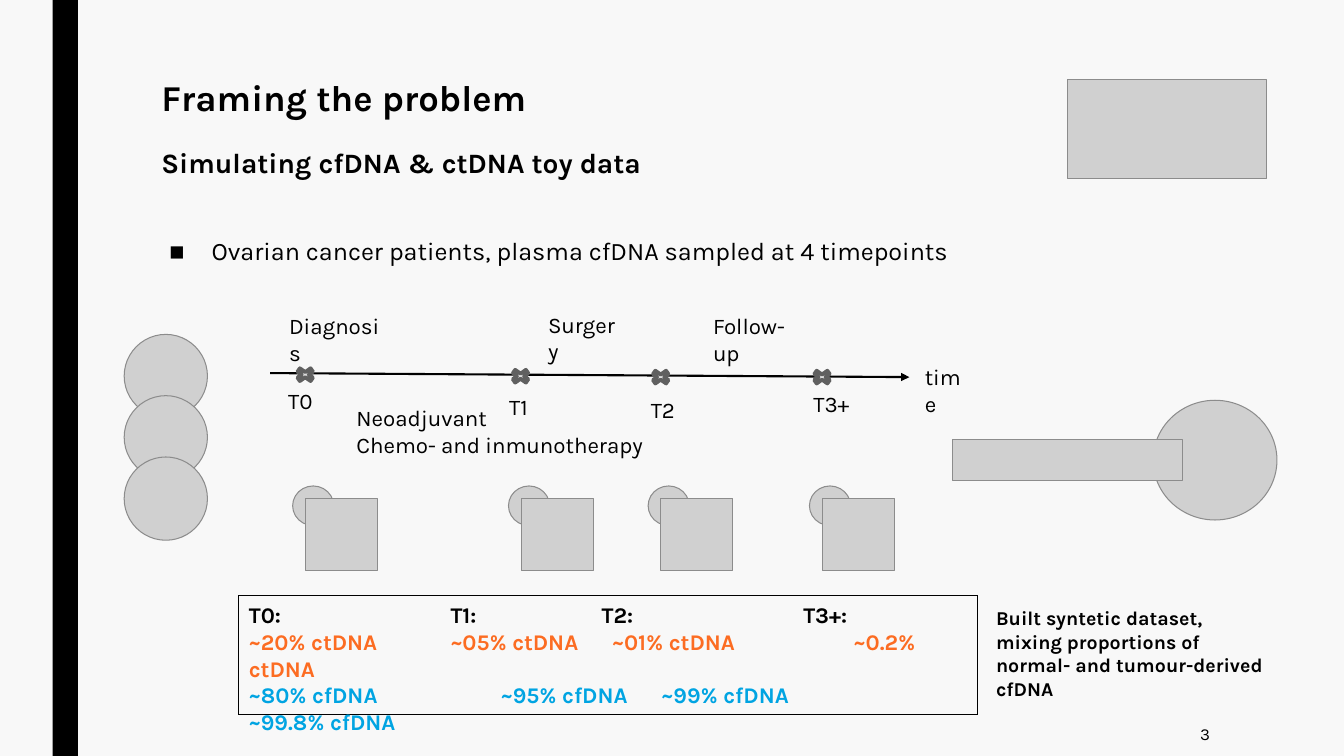
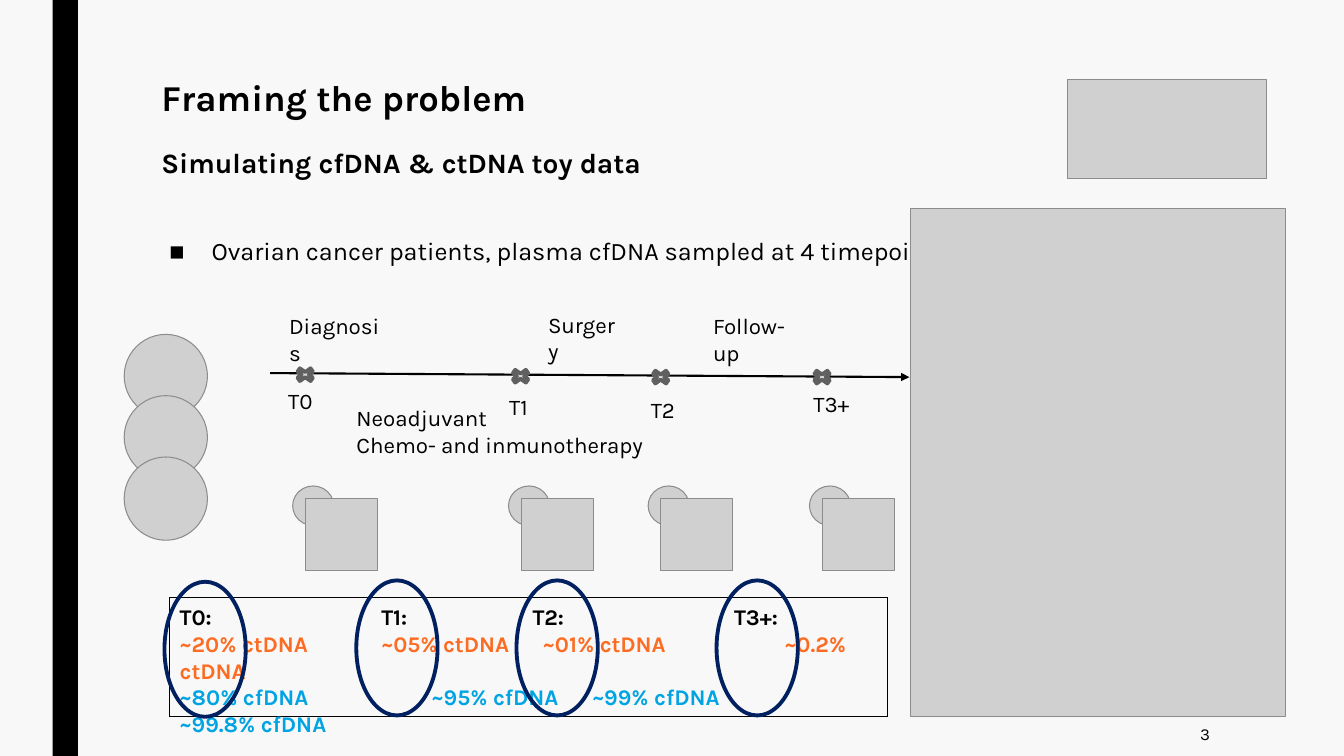
Before and after one commit to jurtasun/presentations, a slide deck: slide 6 of 202609_vhio_symposium/202609_vhio_technical.ppt. Drawn at 1344x756 pixels with LibreOffice and Linux fonts; fonts in the diff are those of the drawing; grey boxes stand for pictures. Boxes give left, top, right and bottom in pixels: in the first picture for what was removed or moved away, otherwise in the second. Text is boxed around its words. In the diff, an @@ line names an element or a change of style, - is before the commit and + after.

```diff
--- a/202609_vhio_symposium/202609_vhio_technical.ppt
+++ b/202609_vhio_symposium/202609_vhio_technical.ppt
@@ picture added at (x1=910, y1=209, x2=1286, y2=717) @@
@@ text removed at (x1=915, y1=359, x2=978, y2=396) @@
-time
@@ picture removed at (x1=1153, y1=400, x2=1277, y2=520) @@
@@ picture removed at (x1=953, y1=440, x2=1184, y2=480) @@
@@ ellipse added at (x1=164, y1=582, x2=246, y2=717), outline #002060 2.75 pt @@
@@ rectangle "T0: T1: T2: T3+:" resized from (x1=239, y1=596, x2=978, y2=715) to (x1=169, y1=598, x2=887, y2=717) @@
@@ ellipse added at (x1=356, y1=581, x2=438, y2=716), outline #002060 2.75 pt @@
@@ ellipse added at (x1=516, y1=581, x2=598, y2=716), outline #002060 2.75 pt @@
@@ ellipse added at (x1=717, y1=581, x2=799, y2=716), outline #002060 2.75 pt @@
@@ text removed at (x1=996, y1=611, x2=1262, y2=697) @@
-Built syntetic dataset, mixing proportions of normal- and tumour-derived cfDNA
```
Also in this commit, not shown: 9 other slides changed, 6 other files.
